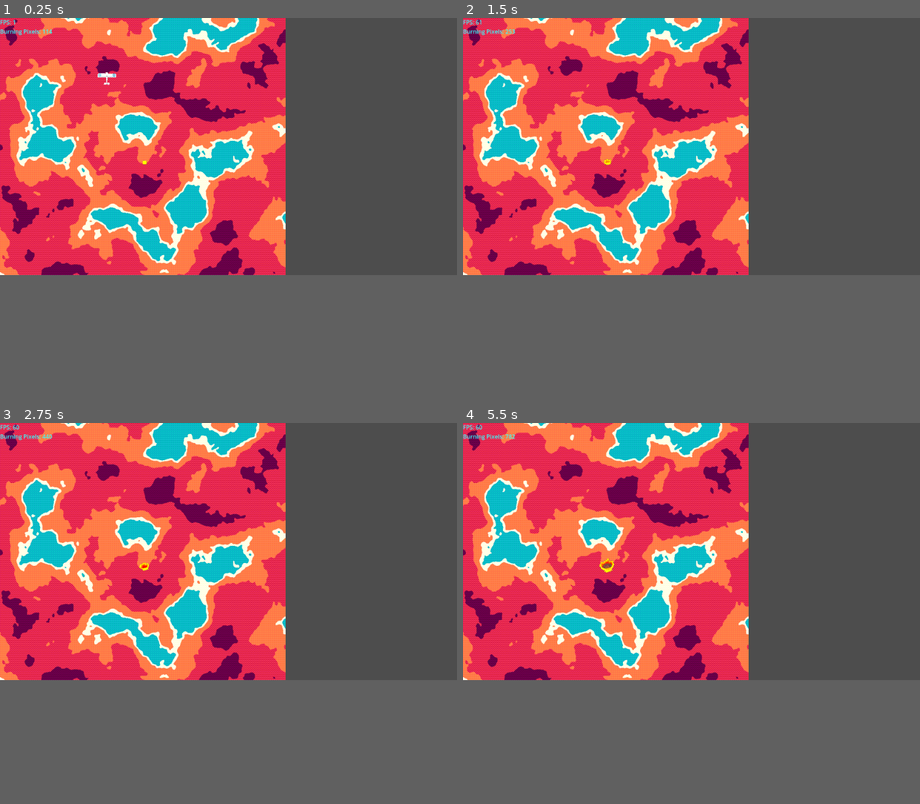
Above: before the commit, frames 1-4 (two rows, left to right).
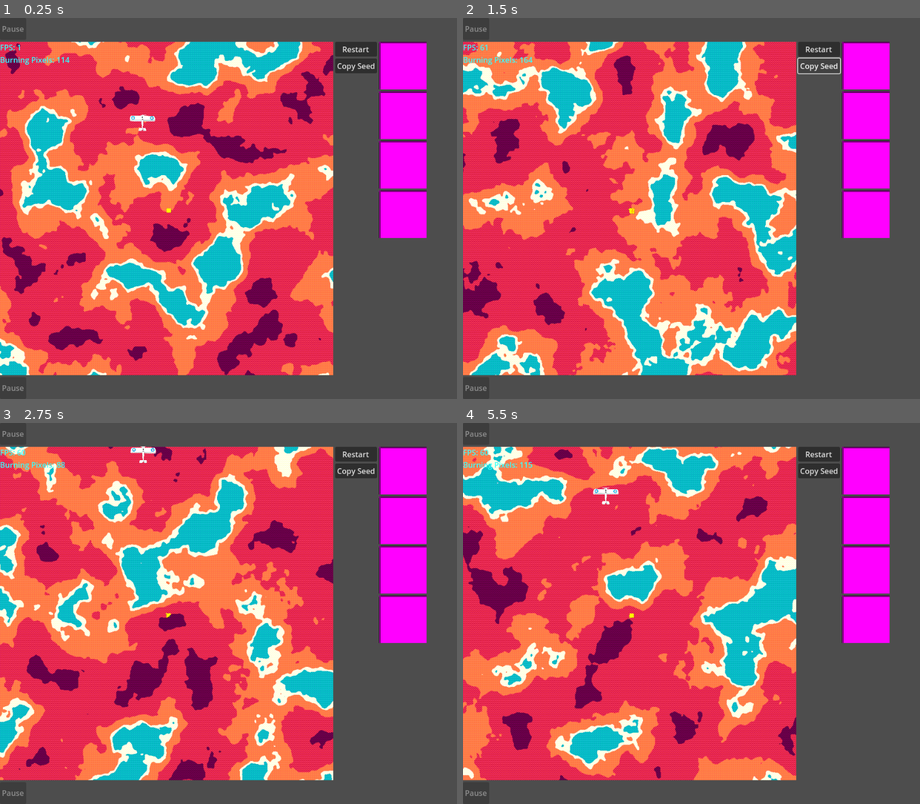
Above: after the commit, the same moments.

Repository: Levartar/2025-Brackeys-Game-Jam
Game: Godot game, scene res://scenes/game.tscn
Same seed, same stepped clock (60 frames per second), same inputs: the game is played once before the commit and once after it.
Inputs (mouse positions are in pixels of both pictures, inside the frame that each line leads up to):
- Up to frame 1 (0.25 s): no input
- Up to frame 2 (1.5 s): click (819, 40) at 0.5 s, where only the run after the commit has a clickable "Restart"; click (819, 48) at 1.25 s, where only the run after the commit has a clickable "Copy Seed"
- Up to frame 3 (2.75 s): click (402, 453) at 2.02 s
- Up to frame 4 (5.5 s): click (865, 487) at 2.77 s; click (865, 522) at 3.52 s; click (865, 556) at 4.27 s; click (819, 445) at 5 s, where only the run after the commit has a clickable "Restart"
In our replay, the window is 800x450 before the commit and 800x667 after it. These sizes can differ from the game's own. Grey fills any space a smaller window leaves; there, only what the larger window draws over its background counts as a difference.

The runs differ from the first frame. In frame 1, 64% of the frame differs, in the area x 0-94%, y 0-98%; in frame 2, 63%; in frame 3, 64%; in frame 4, 64%.

Commit message:
add barebones ui

Diff:
--- a/project.godot
+++ b/project.godot
@@ -19,8 +19,9 @@
 [display]
 
 window/size/viewport_width=960
-window/size/viewport_height=540
+window/size/viewport_height=800
 window/stretch/mode="canvas_items"
+window/stretch/aspect="expand"
 window/stretch/scale_mode="integer"
 
 [input]
--- a/scenes/fire_starter.tscn
+++ b/scenes/fire_starter.tscn
@@ -8,17 +8,24 @@
 shader = ExtResource("2_i8saw")
 
 [sub_resource type="FastNoiseLite" id="FastNoiseLite_xncx1"]
+frequency = 0.003
 
 [sub_resource type="NoiseTexture2D" id="NoiseTexture2D_wrvky"]
+width = 800
+height = 800
 noise = SubResource("FastNoiseLite_xncx1")
 
-[node name="Node2D" type="Node2D"]
+[node name="Control" type="Control"]
+layout_mode = 3
+anchors_preset = 15
+anchor_right = 1.0
+anchor_bottom = 1.0
+grow_horizontal = 2
+grow_vertical = 2
 script = ExtResource("1_ek5vj")
 
-[node name="FireSimulation" type="Node2D" parent="."]
-
 [node name="Layers" type="Control" parent="."]
-layout_mode = 3
+layout_mode = 1
 anchors_preset = 15
 anchor_right = 1.0
 anchor_bottom = 1.0
@@ -28,27 +35,43 @@
 
 [node name="EarthTexture" type="TextureRect" parent="Layers"]
 material = SubResource("ShaderMaterial_xncx1")
-layout_mode = 0
-offset_right = 400.0
-offset_bottom = 400.0
+layout_mode = 1
+anchors_preset = 15
+anchor_right = 1.0
+anchor_bottom = 1.0
+grow_horizontal = 2
+grow_vertical = 2
 texture = SubResource("NoiseTexture2D_wrvky")
+expand_mode = 1
+stretch_mode = 5
 script = ExtResource("3_xncx1")
 
 [node name="FireTexture" type="TextureRect" parent="Layers"]
 z_index = 1
 material = SubResource("ShaderMaterial_xncx1")
-layout_mode = 0
-offset_right = 40.0
-offset_bottom = 40.0
+layout_mode = 1
+anchors_preset = 15
+anchor_right = 1.0
+anchor_bottom = 1.0
+grow_horizontal = 2
+grow_vertical = 2
+expand_mode = 1
+stretch_mode = 5
 
 [node name="WaterTexture" type="TextureRect" parent="Layers"]
 modulate = Color(1, 1, 1, 0.1254902)
 z_index = 2
-layout_mode = 0
-offset_right = 40.0
-offset_bottom = 40.0
+layout_mode = 1
+anchors_preset = 15
+anchor_right = 1.0
+anchor_bottom = 1.0
+grow_horizontal = 2
+grow_vertical = 2
+expand_mode = 1
+stretch_mode = 5
 
 [node name="Label" type="Label" parent="."]
 modulate = Color(0.20784314, 1, 1, 1)
+layout_mode = 0
 offset_right = 40.0
 offset_bottom = 23.0
--- a/scenes/game.tscn
+++ b/scenes/game.tscn
@@ -1,24 +1,112 @@
-[gd_scene load_steps=3 format=3 uid="uid://6bypeyngjdqj"]
+[gd_scene load_steps=5 format=3 uid="uid://6bypeyngjdqj"]
 
+[ext_resource type="Script" uid="uid://dugpuu6ilaikm" path="res://scenes/map_container.gd" id="1_lnu2h"]
 [ext_resource type="PackedScene" uid="uid://chmmcxfcwm47k" path="res://scenes/plane.tscn" id="1_uwrxv"]
 [ext_resource type="PackedScene" uid="uid://bc6kn2bd5ise0" path="res://scenes/fire_starter.tscn" id="2_yqjtg"]
 
-[node name="Game" type="Node2D"]
+[sub_resource type="PlaceholderTexture2D" id="PlaceholderTexture2D_lnu2h"]
+size = Vector2(100, 100)
 
-[node name="Control" type="Control" parent="."]
+[node name="Game" type="Control"]
+layout_mode = 3
+anchors_preset = 15
+anchor_right = 1.0
+anchor_bottom = 1.0
+grow_horizontal = 2
+grow_vertical = 2
+
+[node name="CanvasLayer" type="CanvasLayer" parent="."]
+follow_viewport_enabled = true
+
+[node name="Control" type="Control" parent="CanvasLayer"]
 layout_mode = 3
 anchors_preset = 0
 offset_right = 40.0
 offset_bottom = 40.0
 
-[node name="Camera2D" type="Camera2D" parent="Control"]
-zoom = Vector2(0.75, 0.75)
+[node name="Camera2D" type="Camera2D" parent="CanvasLayer/Control"]
 limit_left = 0
 limit_top = 0
 limit_right = 1920
 limit_bottom = 1080
 
-[node name="Plane" parent="Control" instance=ExtResource("1_uwrxv")]
+[node name="VBoxContainer" type="VBoxContainer" parent="CanvasLayer"]
+anchors_preset = 15
+anchor_right = 1.0
+anchor_bottom = 1.0
+grow_horizontal = 2
+grow_vertical = 2
+
+[node name="TopBar" type="HBoxContainer" parent="CanvasLayer/VBoxContainer"]
+layout_mode = 2
+size_flags_vertical = 3
+
+[node name="PauseButton" type="Button" parent="CanvasLayer/VBoxContainer/TopBar"]
+layout_mode = 2
+disabled = true
+text = "Pause"
+
+[node name="HBoxContainer" type="HBoxContainer" parent="CanvasLayer/VBoxContainer"]
+layout_mode = 2
+
+[node name="MapContainer" type="Control" parent="CanvasLayer/VBoxContainer/HBoxContainer"]
+custom_minimum_size = Vector2(700, 700)
+layout_mode = 2
+size_flags_horizontal = 0
+script = ExtResource("1_lnu2h")
+
+[node name="Plane" parent="CanvasLayer/VBoxContainer/HBoxContainer/MapContainer" instance=ExtResource("1_uwrxv")]
 position = Vector2(297.99997, 274)
 
-[node name="Terrain" parent="Control" instance=ExtResource("2_yqjtg")]
+[node name="Terrain" parent="CanvasLayer/VBoxContainer/HBoxContainer/MapContainer" instance=ExtResource("2_yqjtg")]
+layout_mode = 1
+
+[node name="MapButtons" type="VBoxContainer" parent="CanvasLayer/VBoxContainer/HBoxContainer"]
+layout_mode = 2
+
+[node name="Restart" type="Button" parent="CanvasLayer/VBoxContainer/HBoxContainer/MapButtons"]
+layout_mode = 2
+text = "Restart
+"
+
+[node name="CopySeed" type="Button" parent="CanvasLayer/VBoxContainer/HBoxContainer/MapButtons"]
+layout_mode = 2
+text = "Copy Seed
+"
+
+[node name="PlanesMenu" type="VBoxContainer" parent="CanvasLayer/VBoxContainer/HBoxContainer"]
+layout_mode = 2
+
+[node name="Plane1" type="TextureButton" parent="CanvasLayer/VBoxContainer/HBoxContainer/PlanesMenu"]
+layout_mode = 2
+texture_normal = SubResource("PlaceholderTexture2D_lnu2h")
+
+[node name="Plane2" type="TextureButton" parent="CanvasLayer/VBoxContainer/HBoxContainer/PlanesMenu"]
+layout_mode = 2
+texture_normal = SubResource("PlaceholderTexture2D_lnu2h")
+
+[node name="Plane3" type="TextureButton" parent="CanvasLayer/VBoxContainer/HBoxContainer/PlanesMenu"]
+layout_mode = 2
+texture_normal = SubResource("PlaceholderTexture2D_lnu2h")
+
+[node name="Plane4" type="TextureButton" parent="CanvasLayer/VBoxContainer/HBoxContainer/PlanesMenu"]
+layout_mode = 2
+texture_normal = SubResource("PlaceholderTexture2D_lnu2h")
+
+[node name="BottomBar" type="HBoxContainer" parent="CanvasLayer/VBoxContainer"]
+layout_mode = 2
+size_flags_vertical = 3
+
+[node name="BottomButton" type="Button" parent="CanvasLayer/VBoxContainer/BottomBar"]
+layout_mode = 2
+disabled = true
+text = "Pause"
+
+[connection signal="pressed" from="CanvasLayer/VBoxContainer/TopBar/PauseButton" to="CanvasLayer/VBoxContainer/HBoxContainer/MapContainer" method="_on_pause_button_pressed"]
+[connection signal="pressed" from="CanvasLayer/VBoxContainer/HBoxContainer/MapButtons/Restart" to="CanvasLayer/VBoxContainer/HBoxContainer/MapContainer" method="_on_restart_pressed"]
+[connection signal="pressed" from="CanvasLayer/VBoxContainer/HBoxContainer/MapButtons/CopySeed" to="CanvasLayer/VBoxContainer/HBoxContainer/MapContainer/Terrain" method="_on_copy_seed_pressed"]
+[connection signal="pressed" from="CanvasLayer/VBoxContainer/HBoxContainer/PlanesMenu/Plane1" to="CanvasLayer/VBoxContainer/HBoxContainer/MapContainer" method="_on_restart_pressed"]
+[connection signal="pressed" from="CanvasLayer/VBoxContainer/HBoxContainer/PlanesMenu/Plane2" to="CanvasLayer/VBoxContainer/HBoxContainer/MapContainer/Terrain" method="_on_copy_seed_pressed"]
+[connection signal="pressed" from="CanvasLayer/VBoxContainer/HBoxContainer/PlanesMenu/Plane3" to="CanvasLayer/VBoxContainer/HBoxContainer/MapContainer/Terrain" method="_on_copy_seed_pressed"]
+[connection signal="pressed" from="CanvasLayer/VBoxContainer/HBoxContainer/PlanesMenu/Plane4" to="CanvasLayer/VBoxContainer/HBoxContainer/MapContainer/Terrain" method="_on_copy_seed_pressed"]
+[connection signal="pressed" from="CanvasLayer/VBoxContainer/BottomBar/BottomButton" to="CanvasLayer/VBoxContainer/HBoxContainer/MapContainer" method="_on_bottom_button_pressed"]
--- /dev/null
+++ b/scenes/map_container.gd
@@ -0,0 +1,24 @@
+extends Control
+
+func _resized():
+	var win_size = min(size.x, size.y)
+	custom_minimum_size = Vector2(win_size, win_size)
+	#rect_position = (get_viewport_rect().size - Vector2(size, size)) / 2
+
+func _ready():
+	connect("resized", Callable(self, "_resized"))
+	_resized()
+
+
+
+func _on_restart_pressed() -> void:
+	get_tree().reload_current_scene()
+
+
+func _on_pause_button_pressed() -> void:
+	print("Pause button pressed")
+	get_tree().paused = true
+
+
+func _on_bottom_button_pressed() -> void:
+	get_tree().paused = false
--- a/scripts/fire_starter.gd
+++ b/scripts/fire_starter.gd
@@ -1,4 +1,4 @@
-extends Node2D
+extends Control
 
 const TEX_SIZE := Vector2i(800, 800)
 
@@ -183,3 +183,7 @@
 	if color_to_material.has(key):
 		return color_to_material[key]
 	return MATERIALS["none"]
+
+
+func _on_copy_seed_pressed() -> void:
+	$Layers/EarthTexture.copy_seed_to_clipboard()
Not shown, added: scenes/map_container.gd.uid
